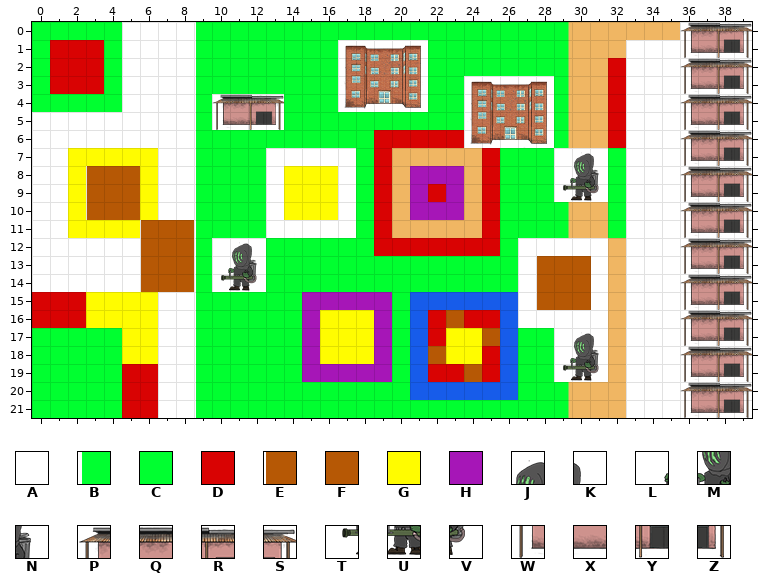
Two versions of a level (Tiled map, assets/tiles/Level_01.tmx). Above: the version before the commit.
Cells are 32x32 px. Shown: x 0..39, y 0..21.
Key: from "Terra Defender": A 5, B 9, C 10, D 41, E 323, F 324, G 334, H 341; from "TerraMapTest": J 167, K 168, L 206, M 207, N 208, P 214, Q 215, R 216, S 217, T 246, U 247, V 248, W 254, X 255, Y 256, Z 257.
_ is an empty cell.
Layer "Background" before, first column x 0:
 0 CCCCCAAAABCCCCCCC
 1 CDDDCAAAABCCCCCCC
 2 CDDDCAAAABCCCCCCC
 3 CDDDCAAAABCCCCCCC
 4 CCCCCAAAABPQRSCCC
 5 AAAAAAAAABWXYZCCC
 6 AAAAAAAAABCCCCCCC
 7 AAGGGGGAABCCCAAAA
 8 AAGEFFGAABCCCAGGG
 9 AAGEFFGAABCCCAGGG
10 AAGEFFGAABCCCAGGG
11 AAGGGGEFFBCCCAAAA
12 AAAAAAEFFBAJKCCCC
13 AAAAAAEFFBLMNCCCC
14 AAAAAAEFFBTUVCCCC
15 DDDGGGGAABCCCCCHH
16 DDDGGGGAABCCCCCHG
17 CCCCCGGAABCCCCCHG
18 CCCCCGGAABCCCCCHG
19 CCCCCDDAABCCCCCHH
New version:
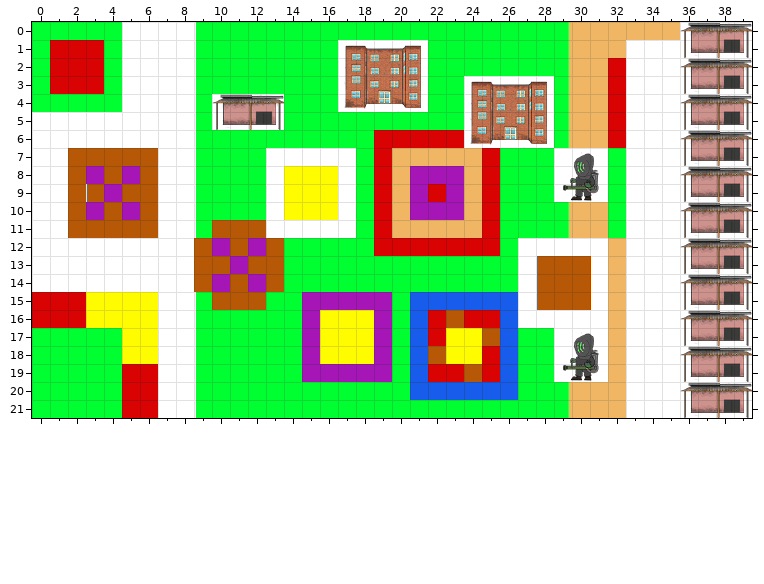
Edits made:
{"where": "layer \"Background\""}
{"y":7,"x":2,"old":"GGGGG","new":"FFFFF"}
{"y":8,"x":2,"old":"GE","new":"FH"}
{"y":8,"x":5,"old":"FG","new":"HF"}
{"y":9,"x":2,"old":"G","new":"F"}
{"y":9,"x":4,"old":"F","new":"H"}
{"y":9,"x":6,"old":"G","new":"F"}
{"y":10,"x":2,"old":"GE","new":"FH"}
{"y":10,"x":5,"old":"FG","new":"HF"}
{"y":11,"x":2,"old":"GGGGEFF","new":"FFFFFAA"}
{"y":11,"x":10,"old":"CCC","new":"FFF"}
{"y":12,"x":6,"old":"EFFBAJKC","new":"AAAFHFHF"}
{"y":13,"x":6,"old":"EFFBLMNC","new":"AAAFFHFF"}
{"y":14,"x":6,"old":"EFFBTUVC","new":"AAAFHFHF"}
{"y":15,"x":10,"old":"CCC","new":"FFF"}
{"label":"changed","picture_box":[68,148,284,310]}
